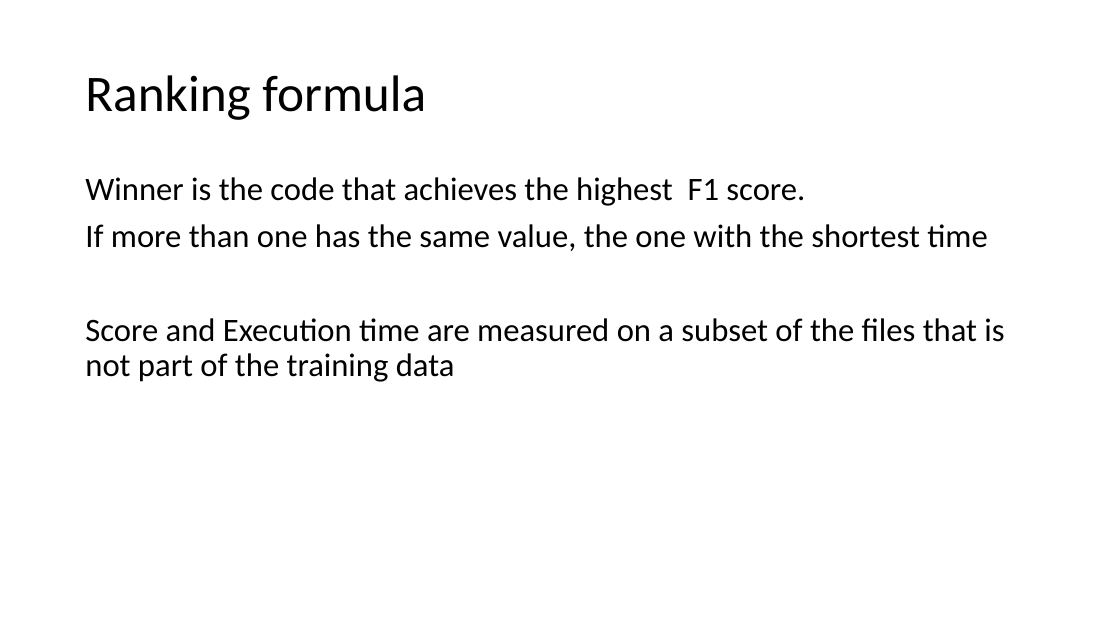
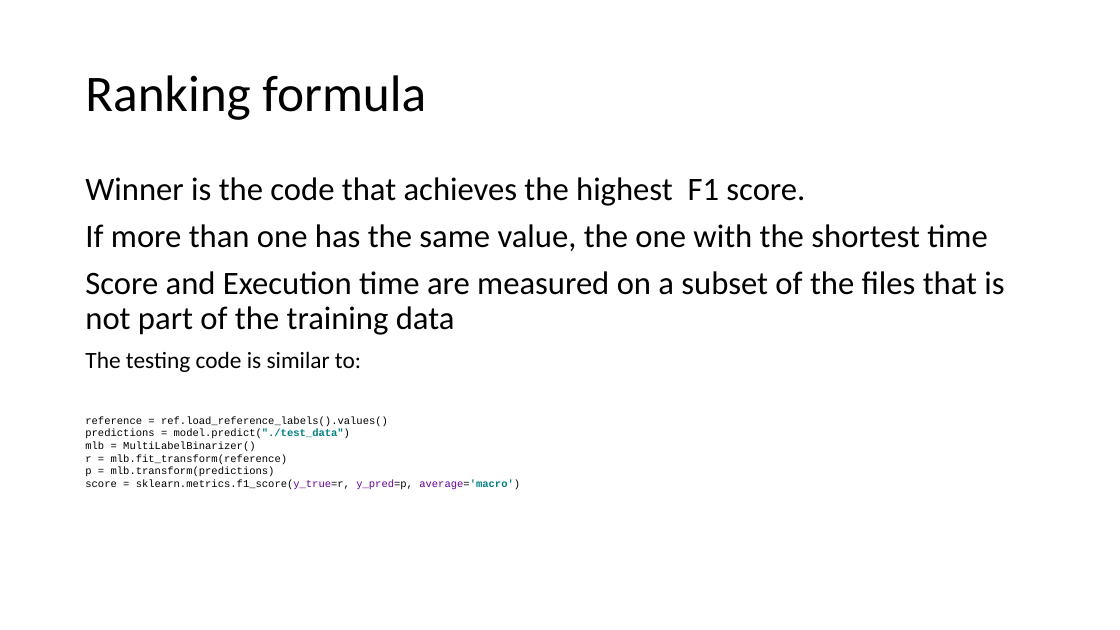
Before and after one commit to scaperex/python_workshop_intermediate, a slide deck: slide 6 of challenge.pptx (slide 5 before the commit). Drawn at 1120x630 pixels with LibreOffice and Linux fonts; fonts in the diff are those of the drawing. Boxes give left, top, right and bottom in pixels: in the first picture for what was removed or moved away, otherwise in the second. Text is boxed around its words. In the diff, an @@ line names an element or a change of style, - is before the commit and + after.

```diff
--- a/challenge.pptx
+++ b/challenge.pptx
@@ text at [85, 351, 361, 372]: paragraph added @@
+The testing code is similar to:
@@ text added at [85, 416, 520, 489], 9 pt, text #000000 @@
+reference = ref.load_reference_labels().values()
+predictions = model.predict("./test_data")
+mlb = MultiLabelBinarizer()
+r = mlb.fit_transform(reference)
+p = mlb.transform(predictions)
+score = sklearn.metrics.f1_score(y_true=r, y_pred=p, average='macro')
```
Also in this commit, not shown: 6 other slides changed, 6 slides added, 1 other file.
